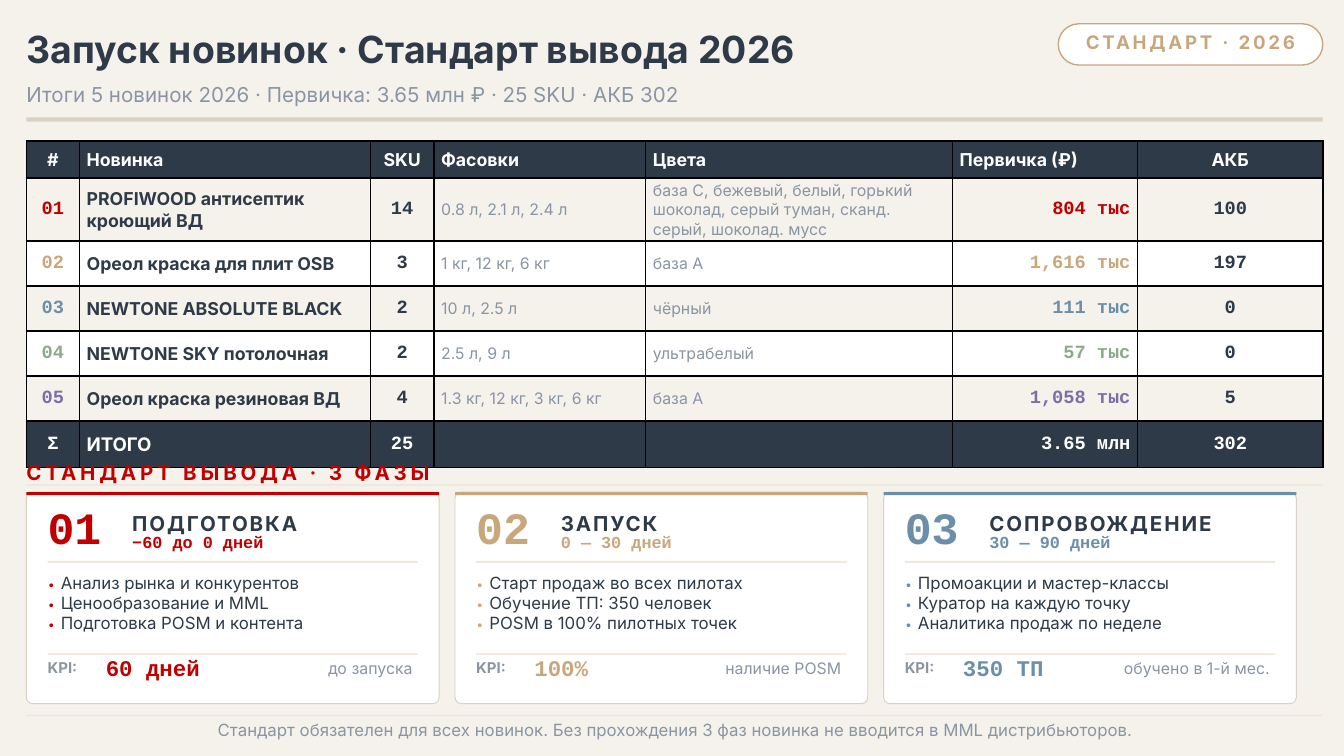
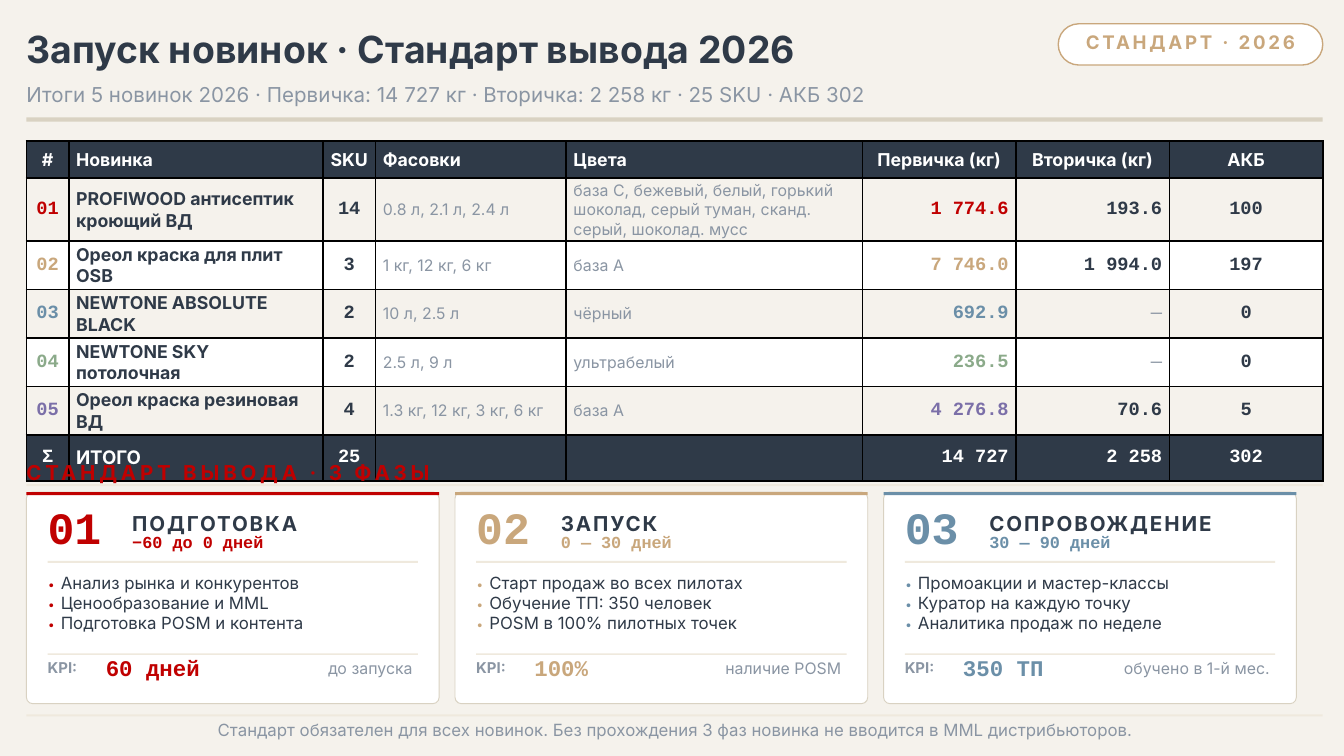
Before and after one commit to Iverson76newcomer/radar-empils, a slide deck: slide 8 of download/Презентация_для_ГД_final.pptx. Drawn at 1344x756 pixels with LibreOffice and Linux fonts; fonts in the diff are those of the drawing. Boxes give left, top, right and bottom in pixels: in the first picture for what was removed or moved away, otherwise in the second. Text is boxed around its words. In the diff, an @@ line names an element or a change of style, - is before the commit and + after.

```diff
--- a/download/Презентация_для_ГД_final.pptx
+++ b/download/Презентация_для_ГД_final.pptx
@@ text at <box>26,87,864,106</box>: text changed @@
-Итоги 5 новинок 2026 · Первичка: 3.65 млн ₽ · 25 SKU · АКБ 302
+Итоги 5 новинок 2026 · Первичка: 14 727 кг · Вторичка: 2 258 кг · 25 SKU · АКБ 302
@@ table at <box>27,141,1321,474</box> @@
-column 6: Первичка (₽) | 804 тыс | 1,616 тыс | 111 тыс | 57 тыс | 1,058 тыс | 3.65 млн
+column 6: Первичка (кг) | 1 774.6 | 7 746.0 | 692.9 | 236.5 | 4 276.8 | 14 727
+column 7: Вторичка (кг) | 193.6 | 1 994.0 | — | — | 70.6 | 2 258
```
Also in this commit, not shown: 1 other file.
